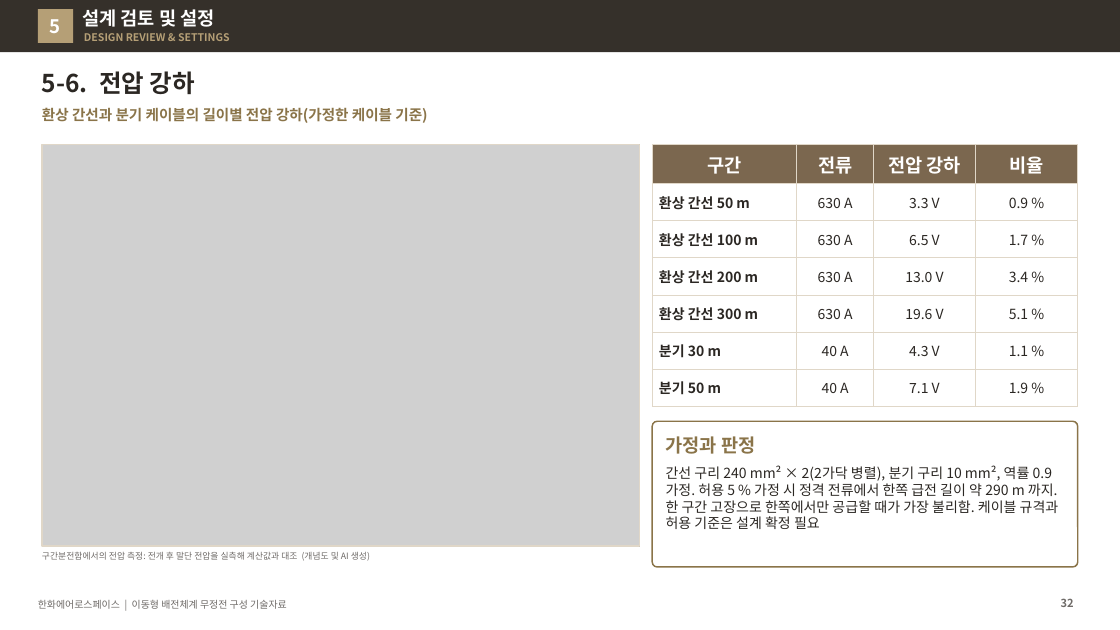
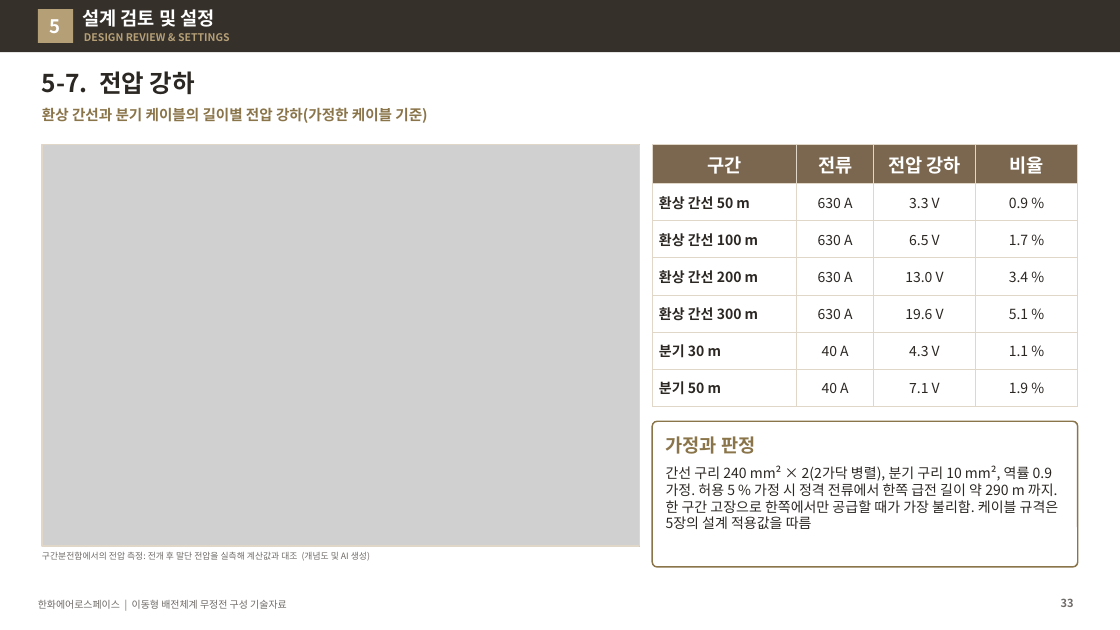
Before and after one commit to byunjd112-hue/headroom, a slide deck: slide 33 of mobile_ems/docs/out/IFPS_이동형배전체계_무정전구성_기술자료_Rev72.pptx (slide 32 before the commit). Drawn at 1120x630 pixels with LibreOffice and Linux fonts; fonts in the diff are those of the drawing; grey boxes stand for pictures. Boxes give left, top, right and bottom in pixels: in the first picture for what was removed or moved away, otherwise in the second. Text is boxed around its words. In the diff, an @@ line names an element or a change of style, - is before the commit and + after.

```diff
--- a/mobile_ems/docs/out/IFPS_이동형배전체계_무정전구성_기술자료_Rev72.pptx
+++ b/mobile_ems/docs/out/IFPS_이동형배전체계_무정전구성_기술자료_Rev72.pptx
@@ title at (42, 71, 195, 94): text changed @@
-5-6. 전압 강하
+5-7. 전압 강하
@@ text at (666, 465, 1059, 529): text changed @@
-간선 구리 240 mm² × 2(2가닥 병렬), 분기 구리 10 mm², 역률 0.9 가정. 허용 5 % 가정 시 정격 전류에서 한쪽 급전 길이 약 290 m 까지. 한 구간 고장으로 한쪽에서만 공급할 때가 가장 불리함. 케이블 규격과 허용 기준은 설계 확정 필요
+간선 구리 240 mm² × 2(2가닥 병렬), 분기 구리 10 mm², 역률 0.9 가정. 허용 5 % 가정 시 정격 전류에서 한쪽 급전 길이 약 290 m 까지. 한 구간 고장으로 한쪽에서만 공급할 때가 가장 불리함. 케이블 규격은 5장의 설계 적용값을 따름
```
Also in this commit, not shown: 15 other slides changed, 1 slide added, 5 other files.
